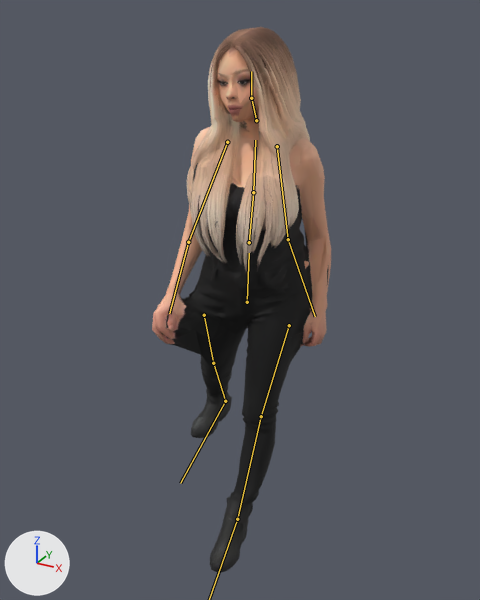
An edit to the glTF model client/assets/citizens/blonde-black.gltf, drawn before and after from the same camera.
One viewpoint serves both versions: a camera (50 mm lens) standing at (0.918, -1.741, 1.719) and looking at (-0.072, 0.059, 0.819). The axes (+X, +Y, +Z) are drawn at lower left. The lights are the same throughout. The picture after the commit comes second. Both versions are drawn at frame 8 of the action 'Walk'; the numbers are the values there. The bones that change, and the others that lie on the model, are drawn over the model as lines.

Names of what the first picture shows: 'blonde-black'.
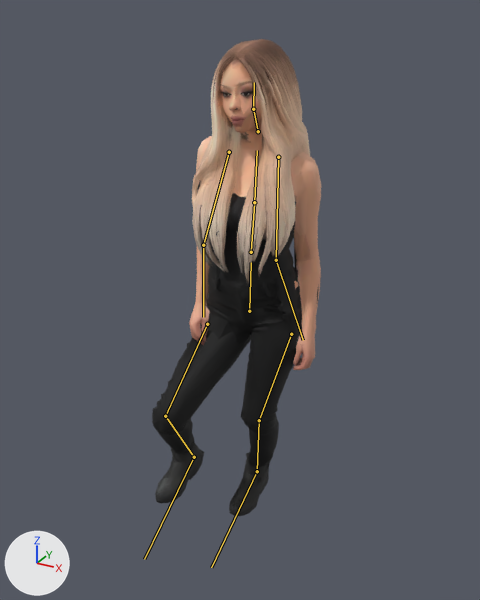
Boxes [x1, y1, x2, y2] around the edits, measured in the pictures (480 x 600 px):
'blonde-black', posed (13% shorter): before [152, 27, 331, 573]; after [152, 39, 321, 516]
bone 'hips', root to tip: before (247, 302) to (249, 253); after (249, 311) to (251, 262)
bone 'spine', root to tip: before (249, 242) to (253, 192); after (251, 252) to (254, 202)
bone 'chest', root to tip: before (253, 192) to (255, 140); after (254, 202) to (257, 150)
bone 'upperarm.L', root to tip: before (277, 146) to (288, 239); after (278, 157) to (276, 260)
bone 'forearm.L', root to tip: before (288, 239) to (315, 316); after (276, 260) to (303, 340)
bone 'upperarm.R', root to tip: before (227, 142) to (188, 242); after (229, 152) to (203, 245)
bone 'forearm.R', root to tip: before (188, 242) to (169, 313); after (203, 245) to (203, 317)
bone 'thigh.L', root to tip: before (289, 325) to (261, 416); after (291, 334) to (259, 420)
bone 'shin.L', root to tip: before (261, 416) to (237, 519); after (259, 420) to (257, 471)
bone 'thigh.R', root to tip: before (204, 315) to (213, 363); after (207, 324) to (165, 416)
bone 'shin.R', root to tip: before (213, 363) to (225, 401); after (165, 416) to (194, 457)
bone 'foot.R', root to tip: before (225, 401) to (180, 483); after (194, 457) to (144, 559)

What the commit changed:
Bone 'hips' (bone_hips) moves from (0.0, -0.019, 0.0) to (0.005, -0.049, -0.01).
Bone 'hips' (bone_hips) turns from (0, 4, 0) to (0, 2, 0) degrees about its own x, y and z.
Bone 'spine' (bone_spine) turns from (3, 0, 0) to (2, 0, 0) degrees about its own x, y and z.
Bone 'chest' (bone_chest) turns from (0, -6, 0) to (0, -3, -1) degrees about its own x, y and z.
Bone 'upperarm.L' (bone_upperarm_l) turns from (11, 0, 0) to (-4, 0, 0) degrees about its own x, y and z.
Bone 'forearm.L' (bone_forearm_l) turns from (-14, 0, 0) to (-3, -1, 0) degrees about its own x, y and z.
Bone 'upperarm.R' (bone_upperarm_r) turns from (-11, 0, 0) to (4, -1, 0) degrees about its own x, y and z.
Bone 'forearm.R' (bone_forearm_r) turns from (-21, 0, 0) to (-5, -1, 0) degrees about its own x, y and z.
Bone 'thigh.L' (bone_thigh_l) turns from (-21, 0, 0) to (-18, 1, 5) degrees about its own x, y and z.
Bone 'shin.L' (bone_shin_l) turns from (5, 0, 0) to (40, 0, 1) degrees about its own x, y and z.
Bone 'foot.L' (bone_foot_l) turns from (17, 0, 0) to (-21, 5, -4) degrees about its own x, y and z.
Bone 'thigh.R' (bone_thigh_r) turns from (21, 0, 0) to (-52, 1, 1) degrees about its own x, y and z.
Bone 'shin.R' (bone_shin_r) turns from (10, 0, 0) to (81, 3, -4) degrees about its own x, y and z.
Bone 'foot.R' (bone_foot_r) turns from (-28, 0, 0) to (-25, -3, 1) degrees about its own x, y and z.
